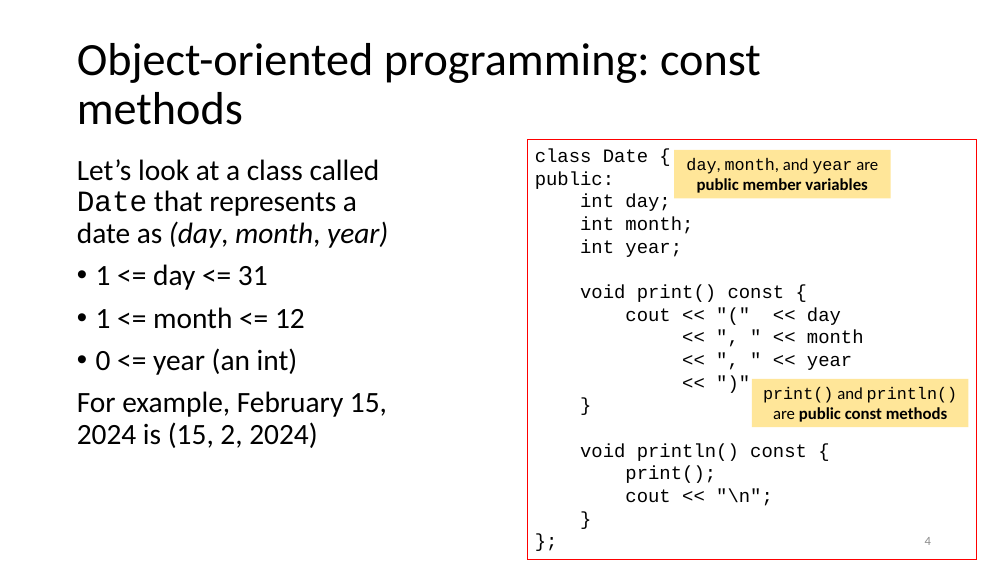
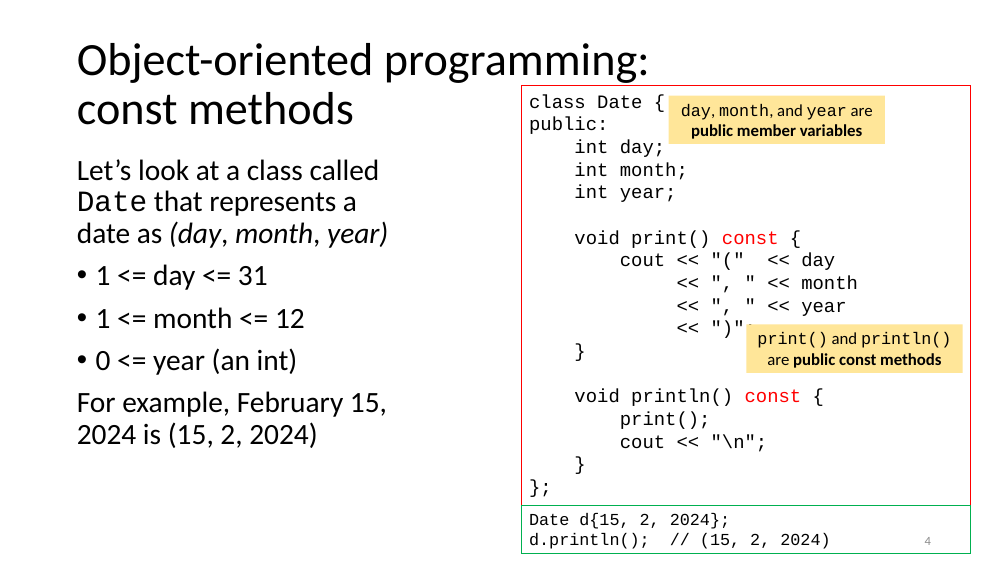
Before and after one commit to tjd1234/cmpt135spring2024, a slide deck: slide 4 of sample_code/week5/week5_cmpt135.pptx. Drawn at 1008x567 pixels with LibreOffice and Linux fonts; fonts in the diff are those of the drawing. Boxes give left, top, right and bottom in pixels: in the first picture for what was removed or moved away, otherwise in the second. Text is boxed around its words. In the diff, an @@ line names an element or a change of style, - is before the commit and + after.

```diff
--- a/sample_code/week5/week5_cmpt135.pptx
+++ b/sample_code/week5/week5_cmpt135.pptx
@@ title "Object-oriented programming: const methods" rewrapped from box(77, 43, 761, 125) to box(77, 43, 650, 125) @@
@@ text in rectangle at box(574, 140, 802, 406): text colour #000000 to #FF0000 in "const", "const" @@
@@ 3 rectangles: place and size @@
-3 rectangles at box(528, 140, 977, 560)
+3 rectangles at box(522, 85, 971, 505)
@@ rectangle added at box(522, 505, 971, 554), outline #00B050 0.75 pt, 16 pt, text #000000 @@
+Date d{15, 2, 2024};
+d.println(); // (15, 2, 2024)
```
Also in this commit, not shown: 19 other slides changed, 6 slides added, 2 other files.
